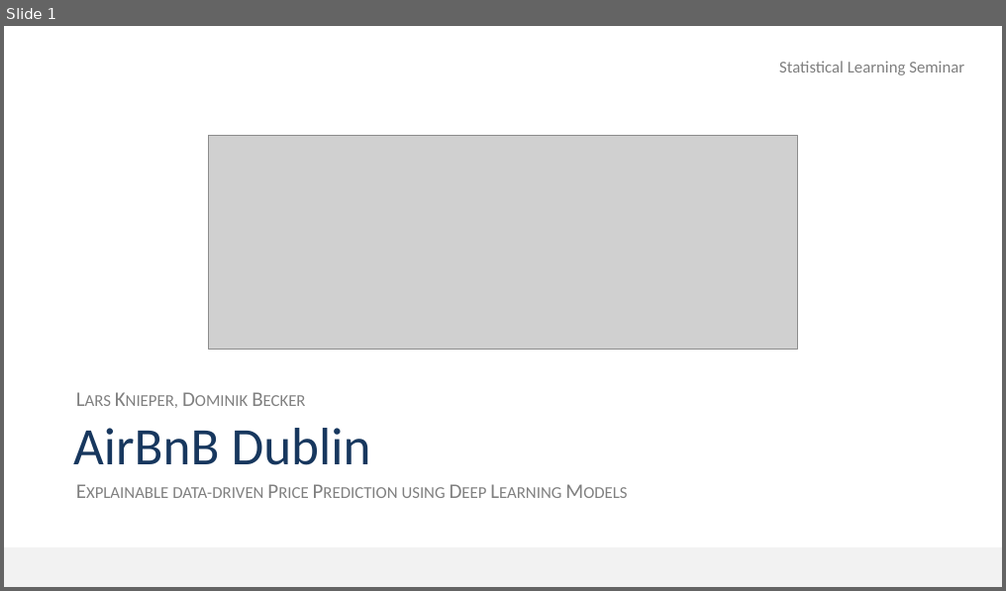
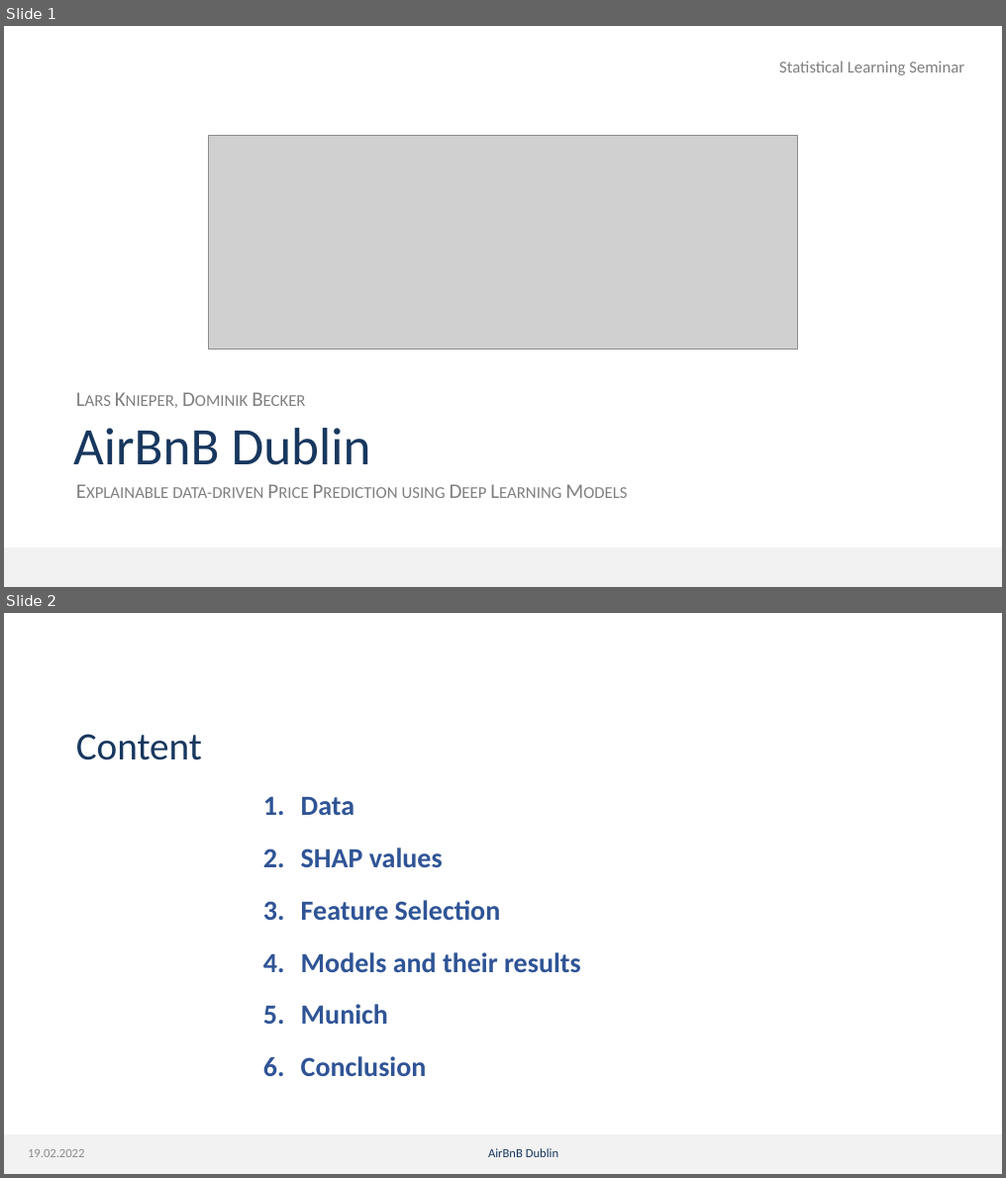
Before and after one commit to dmnk1308/DubAir, a slide deck: Präsi.pptx. Shown one above the other, each under a label of ours: slide 1 before the commit, slides 1 and 2 after it. The pictures are 1006x591 and 1006x1178 pixels, drawn with LibreOffice and Linux fonts; fonts in the diff are those of the drawing; grey boxes stand for pictures; background and template pictures are left out. Boxes give left, top, right and bottom in pixels: in the first picture for what was removed or moved away, otherwise in the second. Text is boxed around its words. In the diff, an @@ line names an element or a change of style, - is before the commit and + after.

```diff
--- a/Präsi.pptx
+++ b/Präsi.pptx
@@ slide 2 added at [4, 613, 1002, 1174], background picture (left out); not listed: 1 template element that a slide beside it also shows @@
@@ title added at [76, 734, 202, 761], 28 pt, text #17375E @@
+Content
@@ text added at [301, 797, 581, 1076], 20 pt, text #2F5496, bold @@
+1. Data
+2. SHAP values
+3. Feature Selection
+4. Models and their results
+5. Munich
+6. Conclusion
@@ text added at [28, 1150, 84, 1157], 9 pt, text #8C8C8C @@
+19.02.2022
@@ text added at [488, 1149, 558, 1157], 9 pt, text #17375E @@
+AirBnB Dublin
```
Also in this commit, not shown: 17 slides changed, 16 other slides added, 1 other file.
